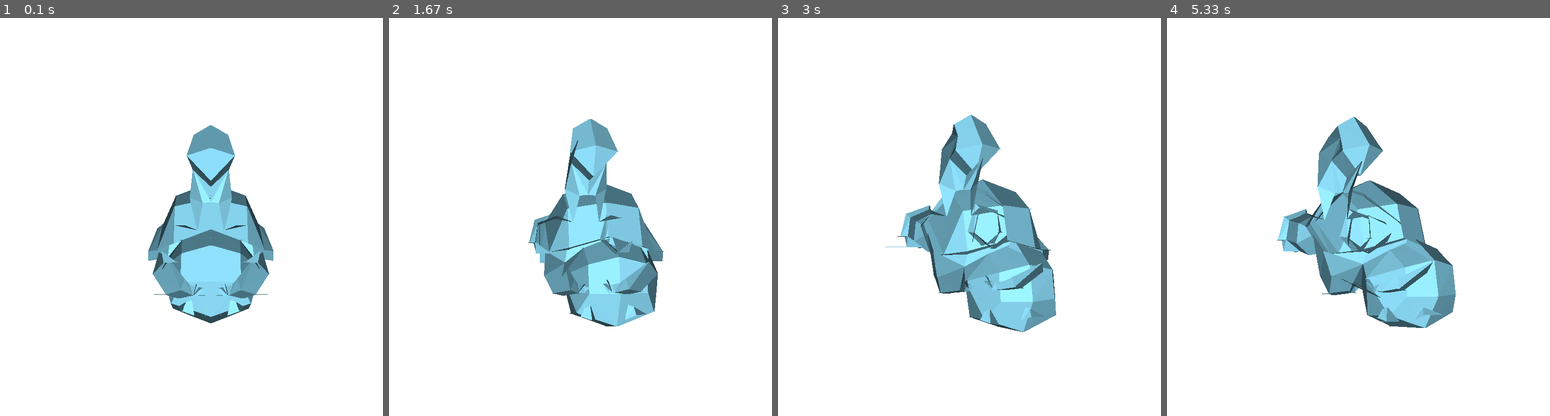
Above: before the commit, frames 1-4 (left to right).
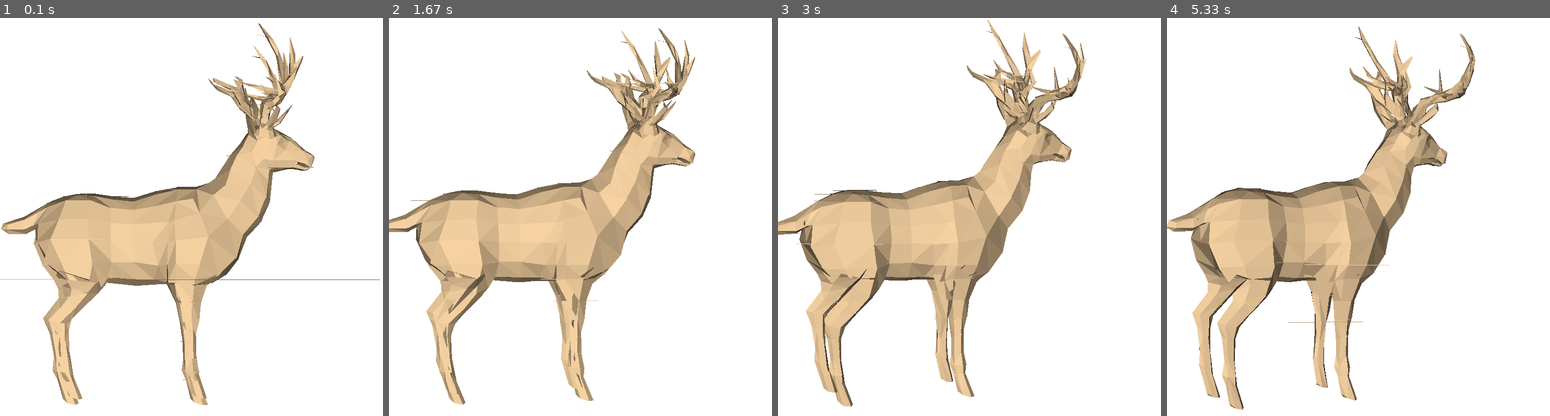
Above: after the commit, the same moments.

Repository: DannyVC123/3D-Engine-Python
Game: pygame game, started from src/render_pygame.py
Two runs of this game, one before a commit and one after it. Both use one fixed random seed, a clock stepped at 60 frames per second and the inputs below.
Inputs (mouse positions are in pixels of both pictures, inside the frame that each line leads up to):
- Up to frame 1 (0.1 s): no input
- Up to frame 2 (1.67 s): press the mouse at (496, 228) at 0.37 s; move the mouse to (569, 272) at 0.47 s; release the mouse at (637, 320) at 0.6 s; press the mouse at (496, 228) at 0.7 s; move the mouse to (572, 244) at 0.8 s; release the mouse at (645, 264) at 0.93 s; press the mouse at (496, 228) at 1.17 s; move the mouse to (538, 280) at 1.27 s; release the mouse at (576, 336) at 1.4 s; move the mouse to (496, 228) at 1.63 s
- Up to frame 3 (3 s): press the mouse at (885, 228) at 1.67 s; move the mouse to (988, 260) at 1.77 s; release the mouse at (1095, 292) at 1.9 s; press the mouse at (885, 228) at 2.27 s; move the mouse to (1007, 284) at 2.37 s; release the mouse at (1130, 336) at 2.5 s; press the mouse at (885, 228) at 2.93 s
- Up to frame 4 (5.33 s): move the mouse to (1369, 193) at 3.03 s; release the mouse at (1465, 153) at 3.17 s; press the mouse at (1274, 228) at 3.63 s; move the mouse to (1373, 177) at 3.73 s; release the mouse at (1469, 125) at 3.87 s; move the mouse to (1274, 228) at 4.3 s; press the mouse at (1274, 228) at 4.33 s; move the mouse to (1278, 193) at 4.43 s; release the mouse at (1285, 153) at 4.57 s; press the mouse at (1274, 228) at 5.07 s; move the mouse to (1262, 304) at 5.17 s; release the mouse at (1247, 380) at 5.3 s

The runs differ from the first frame. In frame 1, 24% of the frame differs, in the area x 0-100%, y 1-98%; in frame 2, 26%; in frame 3, 28%; in frame 4, 29%, in the area x 0-81%, y 2-99%.

Commit message:
added src and res folders

Diff:
--- a/reference scripts/canvas.py
+++ /dev/null
@@ -1,24 +0,0 @@
-from tkinter import *
-from tkinter import ttk
-
-class Sketchpad(Canvas):
-    def __init__(self, parent, **kwargs):
-        super().__init__(parent, **kwargs)
-        self.bind("<Button-1>", self.save_posn)
-        self.bind("<B1-Motion>", self.add_line)
-
-    def save_posn(self, event):
-        self.lastx, self.lasty = event.x, event.y
-
-    def add_line(self, event):
-        self.create_line((self.lastx, self.lasty, event.x, event.y))
-        self.save_posn(event)
-
-root = Tk()
-root.columnconfigure(0, weight=1)
-root.rowconfigure(0, weight=1)
-
-sketch = Sketchpad(root)
-sketch.grid(column=0, row=0, sticky=(N, W, E, S))
-
-root.mainloop()
--- a/render_pygame.py
+++ b/src/render_pygame.py
@@ -4,6 +4,8 @@
 from model_lib import Model_Lib
 from obj_parser import Obj_Parser
 from lin_alg import Lin_Alg
+
+import os
 
 class Render:
     w, h = 800, 800
@@ -52,11 +54,13 @@
         pg.display.flip()
 
 if __name__ == "__main__":
+    current_dir = os.path.dirname(os.path.abspath(__file__))
+    obj_filename = os.path.join(current_dir, '../res/models/deer.obj')
     # dog = Obj_Parser.parse_obj('./models/ORIGAM_CHIEN_Free.obj', scale_factor = 5, color = [205, 175, 135])
     # wolf = Obj_Parser.parse_obj('./models/wolf_lp.obj', scale_factor=2, color=[164, 159, 150], has_vn=False)
-    # deer = Obj_Parser.parse_obj('./models/deer.obj', scale_factor = 0.5, color = [205, 175, 135], has_vn = False)
+    deer = Obj_Parser.parse_obj(obj_filename, scale_factor = 0.5, color = [205, 175, 135], has_vn = False)
 
     # pikachu = Obj_Parser.parse_obj('./models/pokemon/pikachu.obj', scale_factor = 8, color = [242, 210, 71], outward_vn = False)
-    squirtle = Obj_Parser.parse_obj('./models/pokemon/squirtle.obj', scale_factor = 8, color = [131, 206, 232])
+    # squirtle = Obj_Parser.parse_obj('../res/models/pokemon/squirtle.obj', scale_factor = 8, color = [131, 206, 232])
 
-    render = Render(squirtle)
+    render = Render(deer)
Not shown, changed: README.md
Not shown, added: requirements.txt
Renamed: images/axes_reference.png -> res/images/axes_reference.png
Renamed: images/axes_reference_rh.png -> res/images/axes_reference_rh.png
Renamed: images/axes_reference_rh_small.png -> res/images/axes_reference_rh_small.png
Renamed: images/axes_reference_small.png -> res/images/axes_reference_small.png
Renamed: models/ORIGAM_CHIEN_Free.mtl -> res/models/ORIGAM_CHIEN_Free.mtl
Renamed: models/ORIGAM_CHIEN_Free.obj -> res/models/ORIGAM_CHIEN_Free.obj
Renamed: models/deer.obj -> res/models/deer.obj
Renamed: models/pokemon/pikachu.mtl -> res/models/pokemon/pikachu.mtl
Renamed: models/pokemon/pikachu.obj -> res/models/pokemon/pikachu.obj
Renamed: models/pokemon/squirtle.mtl -> res/models/pokemon/squirtle.mtl
(and 12 more such lines)
